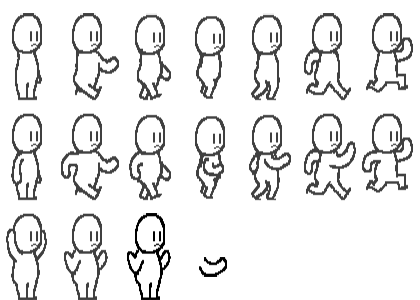
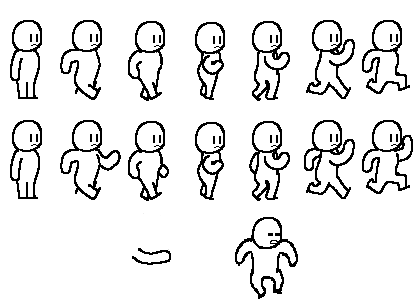
Two versions of the same layered image (420 x 300). Layer-by-layer changes:
renamed "Layer 12" to "outline", painted on it over [10, 20, 413, 299]
removed layer "Layer 11" over [127, 213, 171, 300]
removed layer "Layer 10" (was 75%) over [6, 13, 413, 300]
